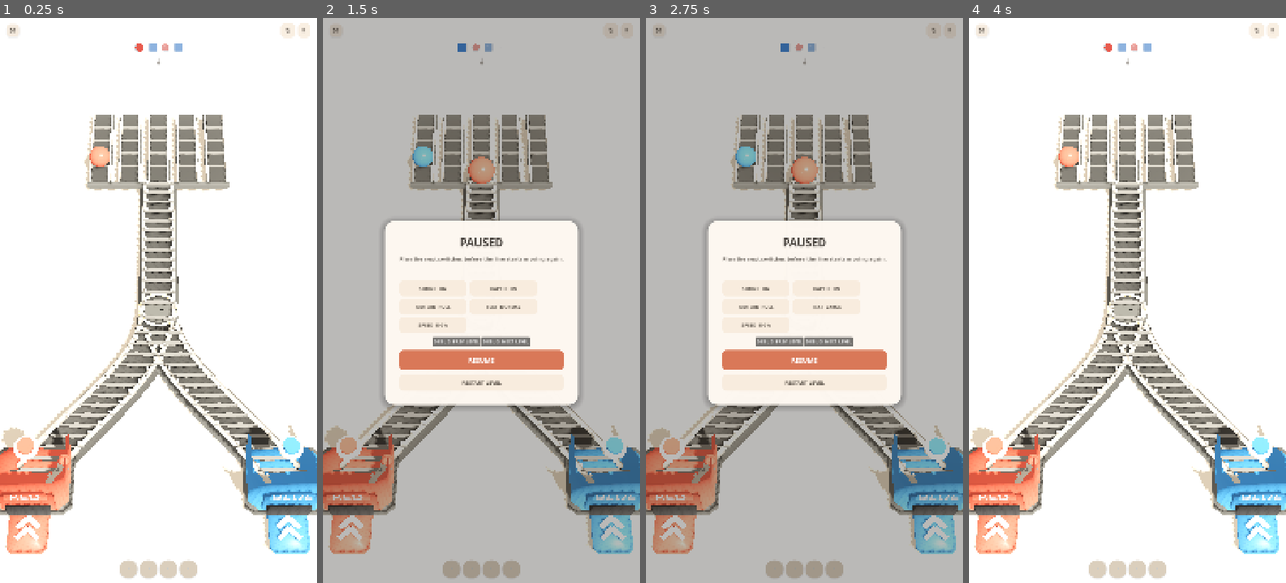
Above: before the commit, frames 1-4 (left to right).
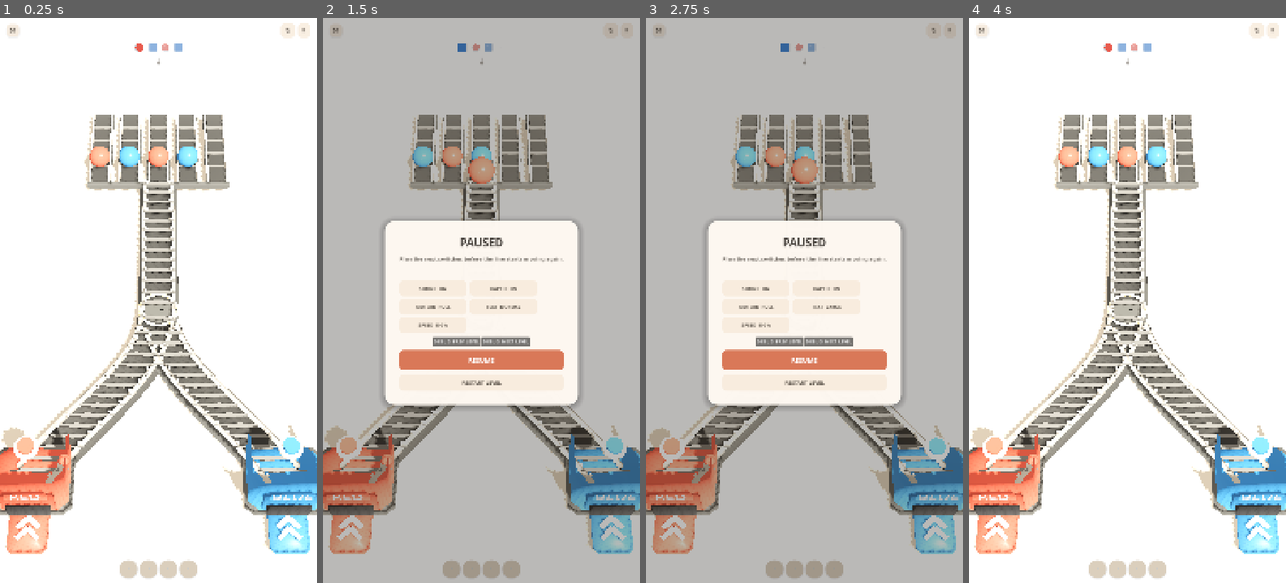
Above: after the commit, the same moments.

Repository: mocchaust64/rail_game
Game: Godot game, scene res://app/main.tscn
Same seed, same stepped clock (60 frames per second), same inputs: the game is played once before the commit and once after it.
Inputs:
- Up to frame 1 (0.25 s): no input
- Up to frame 2 (1.5 s): click "↻" at 0.5 s; click "Ⅱ" at 1.25 s
- Up to frame 3 (2.75 s): click "TEXT NORMAL" at 2 s
- Up to frame 4 (4 s): click "RESTART LEVEL" at 2.75 s; click "↻" at 3.5 s

The runs differ from the first frame. In frame 1, 0.7% of the frame differs, in the area x 35-63%, y 22-27%; in frame 2, 0.4%; in frame 3, 0.4%; in frame 4, 0.7%, in the area x 35-63%, y 22-63%.

Commit message:
visual: feed real upcoming queue into source lanes

Diff:
--- a/game/game_controller.gd
+++ b/game/game_controller.gd
@@ -4,24 +4,14 @@
 enum GameState { BOOT, LEVEL_LOADING, READY, PLAYING, PAUSED, FAILED, COMPLETED }
 
 const LEVEL_COUNT := 10
-# Ceiling on simultaneous cargo nodes. Levels spawn far fewer; this only bounds
-# the pool so a pathological level cannot allocate without limit.
 const MAX_POOLED_ITEMS := 24
 
-# Feedback weights. Trauma is on a 0..1 scale; a correct delivery should barely
-# register while a failure should be unmistakable.
 const TRAUMA_CORRECT := 0.12
 const TRAUMA_WRONG := 0.40
 const TRAUMA_FAIL := 0.85
 const HITSTOP_WRONG := 0.07
 const HITSTOP_FAIL := 0.16
-# Tap tolerance around a junction, in board units rather than pixels. Under the
-# perspective camera a fixed pixel radius would make distant junctions feel
-# oversized to tap and near ones undersized, so it is converted per junction.
-# 0.95 units reproduces the 118 pixel radius the orthographic camera had.
 const TAP_RADIUS_UNITS := 0.95
-
-
 const SOURCE_CLEAR_PROGRESS := 0.38
 
 var state: GameState = GameState.BOOT
@@ -51,15 +41,14 @@
 var _empty_hold: float = 0.0
 var _tutorial_junction: JunctionActor
 
+
 func _ready() -> void:
     _setup_scene()
     current_level_number = clamp(SaveService.highest_unlocked_level, 1, LEVEL_COUNT)
     load_level(current_level_number)
 
+
 func _setup_scene() -> void:
-    # Camera, lights and environment live in SceneRig: none of that depends on
-    # the rules of the game, and keeping it here is what made this file a
-    # dumping ground.
     _rig = SceneRig.new()
     _rig.name = "SceneRig"
     add_child(_rig)
@@ -102,14 +91,14 @@
     state = GameState.PLAYING
     AnalyticsService.track("level_start", {"level": current_level_number, "attempt": _attempt})
 
+
 func _handle_level_error(message: String) -> void:
     push_error(message)
     state = GameState.FAILED
     _hud.show_fail("This level could not be loaded. Check the Godot output log.")
 
+
 func _clear_runtime() -> void:
-    # Leaving a hitstop running across a level change would strand the game in
-    # slow motion with nothing left to end it.
     Engine.time_scale = 1.0
     _hitstop_remaining = 0.0
     if _tutorial_junction != null and is_instance_valid(_tutorial_junction):
@@ -126,8 +115,8 @@
     positions.clear()
     _spawn_index = 0
     _buffer_chute = null
-    # Every world child was just freed, so the pool's nodes are gone with them.
     _item_pool = null
+
 
 func _build_level() -> void:
     var built := LevelBuilder.build(level, _world, MAX_POOLED_ITEMS)
@@ -149,16 +138,14 @@
     _tutorial_junction.set_hint_active(true)
     _hud.set_tutorial_visible(true)
 
+
 func _process(delta: float) -> void:
     if _hitstop_remaining > 0.0:
-        # Counted in real time so the freeze is not slowed by itself.
         _hitstop_remaining -= delta / maxf(0.05, Engine.time_scale)
         if _hitstop_remaining <= 0.0:
             Engine.time_scale = 1.0
 
 
-# A very short slow-down on impact. Reduced motion skips it: it is motion the
-# player did not ask for and it interrupts input.
 func _hitstop(seconds: float) -> void:
     if SaveService.reduced_motion:
         return
@@ -170,13 +157,12 @@
     if state != GameState.PLAYING:
         return
     _elapsed += delta
-    # Returning cargo gets first claim on a newly-open source slot. This prevents an unfair
-    # buffer-full loss on the exact frame a slot should have returned to the line.
     _update_buffer()
     _update_spawning(delta)
     _update_items(delta)
     _check_win(delta)
 
+
 func _update_spawning(delta: float) -> void:
     if _spawn_index >= level["spawns"].size():
         return
@@ -195,6 +181,7 @@
     _spawn_index += 1
     _refresh_upcoming()
     _spawn_item(String(spawn["kind"]), source_id, false)
+
 
 func _spawn_item(kind: String, source_id: String, returning: bool) -> void:
     if state != GameState.PLAYING or not nodes_by_id.has(source_id):
@@ -220,6 +207,7 @@
     else:
         AudioService.play("spawn", 1.0, -13.0)
 
+
 func _can_spawn_from_source(source_id: String) -> bool:
     for item in active_items:
         if not is_instance_valid(item):
@@ -228,6 +216,7 @@
             return false
     return true
 
+
 func _update_items(delta: float) -> void:
     for item in active_items.duplicate():
         if not is_instance_valid(item):
@@ -236,6 +225,7 @@
         if item.advance(delta):
             _on_item_reached_node(item)
 
+
 func _on_item_reached_node(item: ItemActor) -> void:
     var arrived_id := item.to_id
     if not nodes_by_id.has(arrived_id):
@@ -255,9 +245,8 @@
     if next_id.is_empty():
         _fail("Cargo reached a dead end.")
         return
-    # The route is committed at this exact moment. A later junction tap only affects
-    # cargo that has not yet reached this node.
     item.start_segment(arrived_id, next_id, positions[arrived_id], positions[next_id])
+
 
 func _route_from(node_id: String) -> String:
     var node: Dictionary = nodes_by_id[node_id]
@@ -265,6 +254,7 @@
         var junction := junctions[node_id] as JunctionActor
         return junction.current_output()
     return String(node.get("next", ""))
+
 
 func _deliver_item(item: ItemActor, receiver_id: String) -> void:
     active_items.erase(item)
@@ -276,6 +266,7 @@
     _rig.add_trauma(TRAUMA_CORRECT)
     VisualFactory.burst(_world, positions[receiver_id] + Vector3(0, 1.0, 0), VisualFactory.kind_color(item.kind), 26, 3.2)
     item.animate_delivered()
+
 
 func _buffer_item(item: ItemActor, receiver_id: String) -> void:
     active_items.erase(item)
@@ -307,10 +298,12 @@
     _refresh_buffer_ui()
     _hud.flash_buffer()
 
+
 func _buffer_target_position() -> Vector3:
     if _buffer_chute != null and is_instance_valid(_buffer_chute):
         return _buffer_chute.global_position + Vector3(0, 0.70, 0)
-    return Vector3(3.7, 0.7, -4.8)
+    return Vector3(0.0, 0.7, 6.35)
+
 
 func _update_buffer() -> void:
     if buffered.is_empty():
@@ -324,12 +317,14 @@
     buffered.pop_front()
     _refresh_buffer_ui()
     _spawn_item(String(entry["kind"]), source_id, true)
+
 
 func _refresh_buffer_ui() -> void:
     var kinds: Array = []
     for entry in buffered:
         kinds.append(String(entry["kind"]))
     _hud.set_buffer(kinds, int(level["buffer_capacity"]))
+
 
 func _refresh_upcoming() -> void:
     var kinds: Array = []
@@ -340,25 +335,30 @@
     _hud.set_upcoming(kinds)
     _refresh_source_previews(spawns)
 
+
 func _refresh_source_previews(spawns: Array) -> void:
-    # In two-source levels the global NEXT row alone is ambiguous. Showing the next piece
-    # physically above each hopper preserves planning and prevents the game becoming reflex-based.
+    # Put the real future sequence directly onto each source's physical feeder.
+    # The reference video shows many balls waiting in the world, so planning no
+    # longer depends on a floating NEXT card.
+    var queues: Dictionary = {}
     for source_id in sources:
-        var source := sources[source_id] as SourceActor
-        source.set_preview("")
+        queues[source_id] = []
+
     for i in range(_spawn_index, spawns.size()):
         var entry: Dictionary = spawns[i]
         var source_id := String(entry["source"])
         if not sources.has(source_id):
             continue
-        var source := sources[source_id] as SourceActor
-        if source.has_meta("preview_assigned"):
+        var queue: Array = queues[source_id]
+        if queue.size() >= SourceActor.MAX_VISIBLE_QUEUE:
             continue
-        source.set_preview(String(entry["kind"]))
-        source.set_meta("preview_assigned", true)
+        queue.append(String(entry["kind"]))
+        queues[source_id] = queue
+
     for source_id in sources:
         var source := sources[source_id] as SourceActor
-        source.remove_meta("preview_assigned")
+        source.set_preview_queue(queues[source_id] as Array)
+
 
 func _check_win(delta: float) -> void:
     if state != GameState.PLAYING:
@@ -383,6 +383,7 @@
         "attempt": _attempt,
     })
     _hud.show_win(_elapsed, _mistakes)
+
 
 func _fail(reason: String) -> void:
     if state != GameState.PLAYING:
@@ -402,6 +403,7 @@
     })
     _hud.show_fail(reason)
 
+
 func _unhandled_input(event: InputEvent) -> void:
     if state != GameState.PLAYING:
         return
@@ -430,8 +432,6 @@
         var radius_px := screen_radius(_camera, anchor, TAP_RADIUS_UNITS)
         if radius_px <= 0.0:
             continue
-        # Scored as a fraction of each junction's own radius so junctions at
-        # different depths compete fairly.
         var score := projected.distance_to(screen_pos) / radius_px
         if score < best_score:
             best = junction
@@ -454,9 +454,11 @@
         "state": best.state,
     })
 
+
 func _on_restart_requested() -> void:
     _attempt += 1
     load_level(current_level_number)
+
 
 func _on_next_requested() -> void:
     _attempt = 1
@@ -465,6 +467,7 @@
     else:
         load_level(current_level_number + 1)
 
+
 func _on_pause_requested() -> void:
     if state != GameState.PLAYING:
         return
@@ -472,33 +475,33 @@
     AnalyticsService.track("level_pause", {"level": current_level_number, "duration": snapped(_elapsed, 0.01)})
     _hud.show_pause()
 
+
 func _on_resume_requested() -> void:
     if state != GameState.PAUSED:
         return
     state = GameState.PLAYING
     _hud.hide_overlay()
 
+
 func _on_debug_previous() -> void:
     if not OS.is_debug_build():
         return
     _attempt = 1
     load_level(max(1, current_level_number - 1))
 
+
 func _on_debug_next() -> void:
     if not OS.is_debug_build():
         return
     _attempt = 1
     load_level(min(LEVEL_COUNT, current_level_number + 1))
+
 
 func _notification(what: int) -> void:
     if what == NOTIFICATION_APPLICATION_PAUSED and state == GameState.PLAYING:
         call_deferred("_on_pause_requested")
 
 
-
-# Pixel radius that `units` board units covers at this world position, measured by
-# projecting a point that far to the camera's right. Static so it can be tested
-# against a camera built from the same constants.
 static func screen_radius(camera: Camera3D, anchor: Vector3, units: float) -> float:
     var edge := anchor + camera.global_transform.basis.x * units
     return camera.unproject_position(anchor).distance_to(camera.unproject_position(edge))
